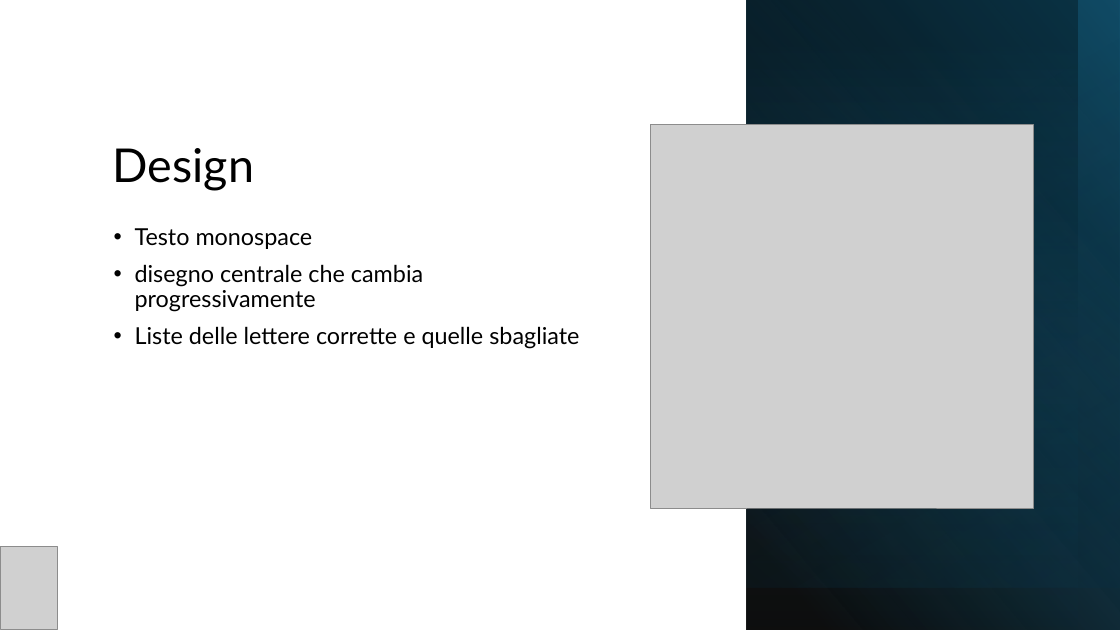
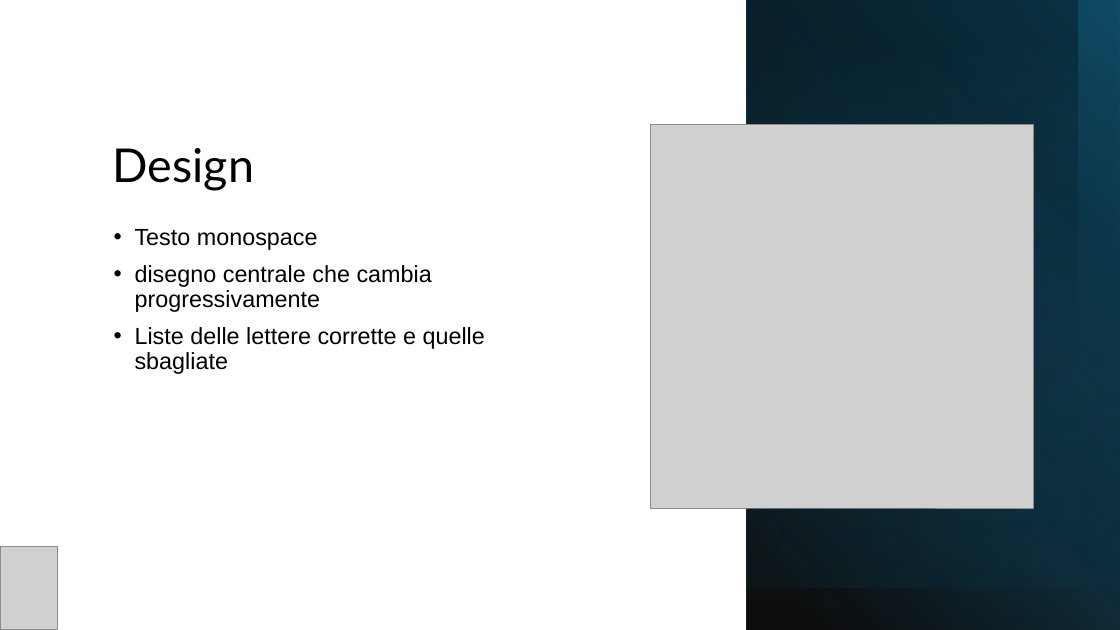
Before and after one commit to geo-petrini/impiccato, a slide deck: slide 4 of docs/Presentazione fatta male.pptx. Drawn at 1120x630 pixels with LibreOffice and Linux fonts; fonts in the diff are those of the drawing; grey boxes stand for pictures. Boxes give left, top, right and bottom in pixels: in the first picture for what was removed or moved away, otherwise in the second. Text is boxed around its words. In the diff, an @@ line names an element or a change of style, - is before the commit and + after.

Commit message:
mix font

```diff
--- a/docs/Presentazione fatta male.pptx
+++ b/docs/Presentazione fatta male.pptx
@@ text "Testo monospace" at bbox=[135, 229, 485, 374]: font Lato to Arial @@
```
Also in this commit, not shown: 4 other slides changed.
